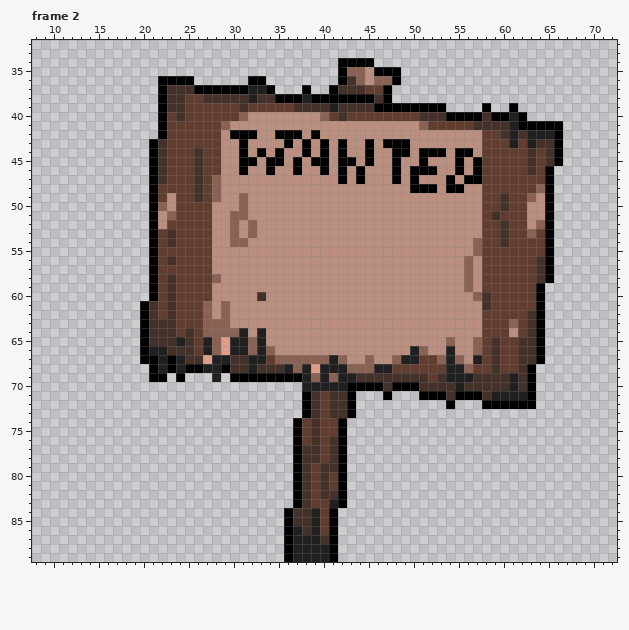
One commit to this pixel-art file: sprites/ea_sign.ase. Above: the version before the commit.
90x90 pixels, 36 frames. Colours within 5 levels of each other are drawn and written as one. Shown: frame 2: x 8..72, y 32..89. The commit also changed other frames, which this record leaves out.
Once edited:
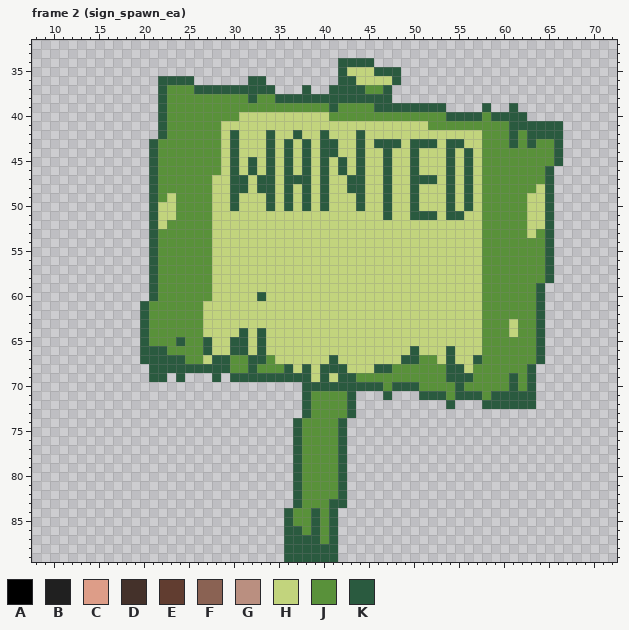
Palette (. is transparent): A #000000  B #202020  C #dd9d88  D #44312a  E #613d30  F #8a6253  G #ba8f80  H #c2d47d  J #59913a  K #2a5a3f
Edits made:
Changed rows in their new state; - is an unchanged pixel.
Frame 2 (sign_spawn_ea), layers "Layer 2", "Layer":
first column x 20:
34 ----------------------KKKK---------------------
35 ----------------------KHHHKKK------------------
36 --KKKK------KK--------KKHHHHK------------------
37 --KJJJKKKKKKKKK---K--KKKKJJK-------------------
38 --KJJJJJJJJJKJJKKKKKKKKKKKKK-------------------
39 --KJJJJJJJJJJJJJJJJJJKJJJJKKKKKKKK----K--K-----
40 --KJJJJJJJJHHHHHHHHHHJJJJJJJJJJJJJKKKKJKKKK----
41 --KJJJJJJHHHHHHHHHHHHHHHHHHHHHHHJJJJJJJJJKKKKKK
42 --KJJJJJJHKHHHKHHKHHKHHHKHHHHHHHHHHHHHJJJKJKKKK
43 -KJJJJJJJHKHHHKHKHKHKKHHKHKKKHKKKHKKHHJJJKJKJJK
44 -KJJJJJJJHKHHHKHKHKHKKHHKHHKHHKHHHKHKHJJJJJJJJK
45 -KJJJJJJJHKHKHKHKHKHKHKHKHHKHHKHHHKHKHJJJJJJJJK
46 -KJJJJJJJHKHKHKHKHKHKHKHKHHKHHKHHHKHKHJJJJJJJK-
47 -KJJJJJJHHKKHKKHKKKHKHHKKHHKHHKKKHKHKHJJJJJJJK-
48 -KJJJJJJHHKKHKKHKHKHKHHKKHHKHHKHHHKHKHJJJJJJHK-
49 -KJHJJJJHHKHHHKHKHKHKHHHKHHKHHKHHHKHKHJJJJJHHK-
50 -KHHJJJJHHKHHHKHKHKHKHHHKHHKHHKHHHKHKHJJJJJHHK-
51 -KHHJJJJHHHHHHHHHHHHHHHHHHHKHHKKKHKKHHJJJJJHHK-
52 -KHJJJJJHHHHHHHHHHHHHHHHHHHHHHHHHHHHHHJJJJJHHK-
53 -KJJJJJJHHHHHHHHHHHHHHHHHHHHHHHHHHHHHHJJJJJHJK-
54 -KJJJJJJHHHHHHHHHHHHHHHHHHHHHHHHHHHHHHJJJJJJJK-
55 -KJJJJJJHHHHHHHHHHHHHHHHHHHHHHHHHHHHHHJJJJJJJK-
56 -KJJJJJJHHHHHHHHHHHHHHHHHHHHHHHHHHHHHHJJJJJJJK-
57 -KJJJJJJHHHHHHHHHHHHHHHHHHHHHHHHHHHHHHJJJJJJJK-
58 -KJJJJJJHHHHHHHHHHHHHHHHHHHHHHHHHHHHHHJJJJJJJK-
59 -KJJJJJJHHHHHHHHHHHHHHHHHHHHHHHHHHHHHHJJJJJJK--
60 -KJJJJJJHHHHHKHHHHHHHHHHHHHHHHHHHHHHHHJJJJJJK--
61 KJJJJJJHHHHHHHHHHHHHHHHHHHHHHHHHHHHHHHJJJJJJK--
62 KJJJJJJHHHHHHHHHHHHHHHHHHHHHHHHHHHHHHHJJJJJJK--
63 KJJJJJJHHHHHHHHHHHHHHHHHHHHHHHHHHHHHHHJJJHJJK--
64 KJJJJJJHHHHKHKHHHHHHHHHHHHHHHHHHHHHHHHJJJHJJK--
65 KJJJKJJKHHKKHKHHHHHHHHHHHHHHHHHHHHHHHHJJJJJJK--
66 KKKJJJJKHHKKHKHHHHHHHHHHHHHHHHKHHHKHHHJJJJJJK--
67 KKKKKJJHKKJJKKJHHHHHHKHHHHHHHKKJJHKHHKJJJJJJK--
68 -KKKKKKKKKJJKJJJKHKHKKKHHHKKJJJJJJKKHJJJJJJK---
69 -KK-K---K-KKKKKKKKKHKHKKJJJJJJJJJJKKKJJJJKJK---
70 ------------------KKKKKKKKKJKKKJJJJKJJJJJKJK---
71 ------------------KJJJJK---K---KKKJKKKJKKKKK---
72 ------------------KJJJJK----------K---KKKKKK---
73 ------------------KJJJJK-----------------------
74 -----------------KJJJJK------------------------
75 -----------------KJJJJK------------------------
76 -----------------KJJJJK------------------------
77 -----------------KJJJJK------------------------
78 -----------------KJJJJK------------------------
79 -----------------KJJJJK------------------------
80 -----------------KJJJJK------------------------
81 -----------------KJJJJK------------------------
82 -----------------KJJJJK------------------------
83 -----------------KJJJKK------------------------
84 ----------------KJJKJK-------------------------
85 ----------------KJJKJK-------------------------
86 ----------------KKJKJK-------------------------
87 ----------------KKKKJK-------------------------
88 ----------------KKKKKK-------------------------
89 ----------------KKKKKK-------------------------
